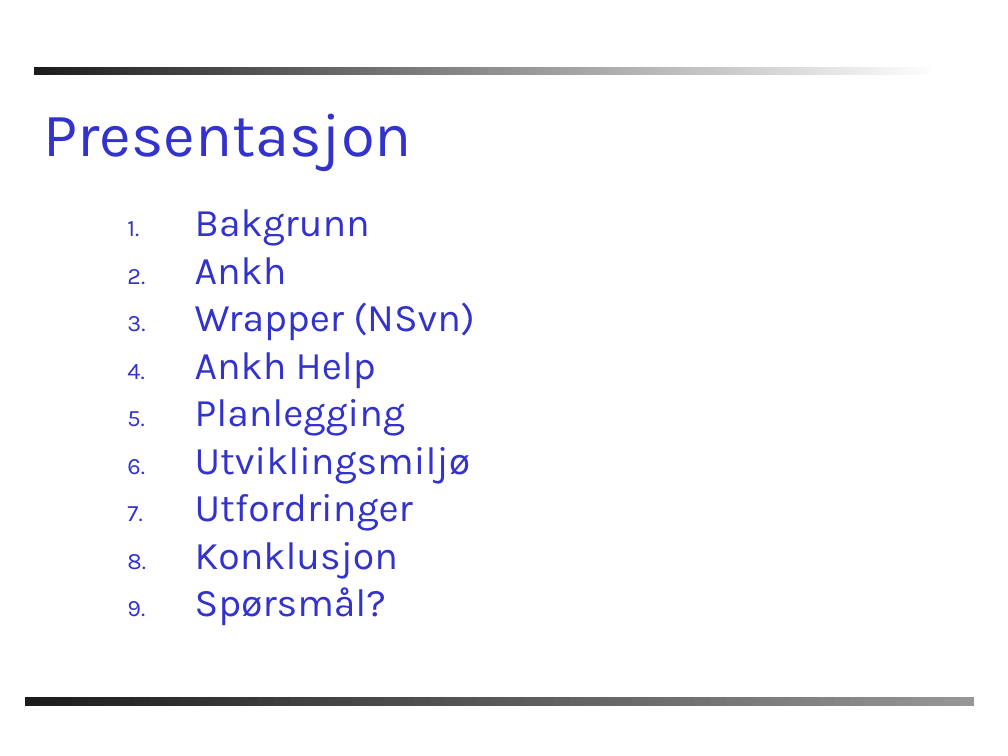
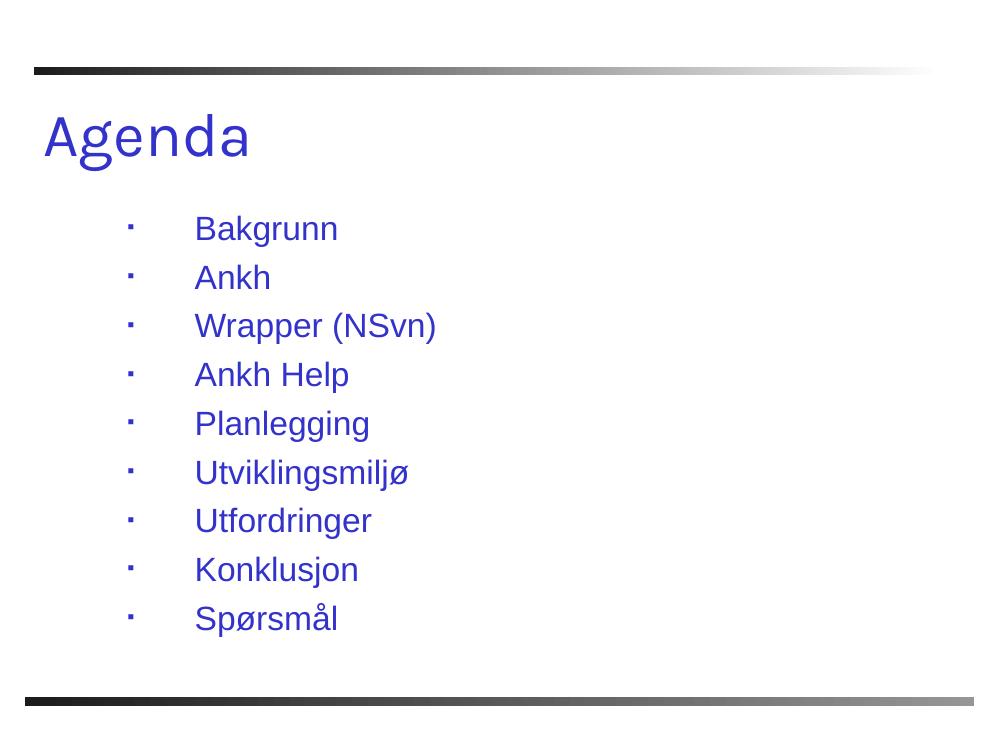
Before and after one commit to windygu/AnkhSVN, a slide deck: slide 2 of doc/powerpoint/Subversion_addin_for_VS.NET.ppt. Drawn at 1008x756 pixels with LibreOffice and Linux fonts; fonts in the diff are those of the drawing; background and template pictures are left out. Boxes give left, top, right and bottom in pixels: in the first picture for what was removed or moved away, otherwise in the second. Text is boxed around its words. In the diff, an @@ line names an element or a change of style, - is before the commit and + after.

```diff
--- a/doc/powerpoint/Subversion_addin_for_VS.NET.ppt
+++ b/doc/powerpoint/Subversion_addin_for_VS.NET.ppt
@@ title at box(43, 114, 252, 171): text changed @@
-Presentasjon
+Agenda
@@ text at box(195, 215, 437, 588): size 28 to 24 pt, font Karla to Arial; bullet 1. to ▪; line spacing 0.8 to 1; less space between paragraphs @@
@@ text at box(195, 603, 339, 637): text changed; size 28 to 24 pt; font Karla to Arial @@
-9. Spørsmål?
+▪ Spørsmål
```
Also in this commit, not shown: 15 other slides changed, 2 slides added, 2 slides removed.
